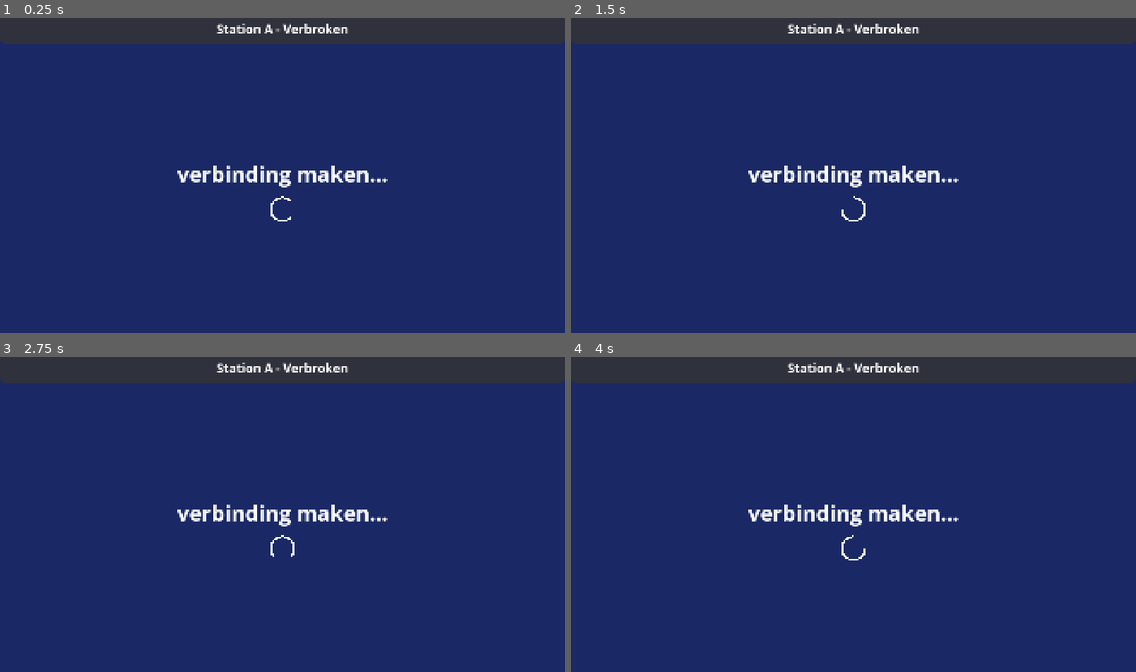
Above: before the commit, frames 1-4 (two rows, left to right).
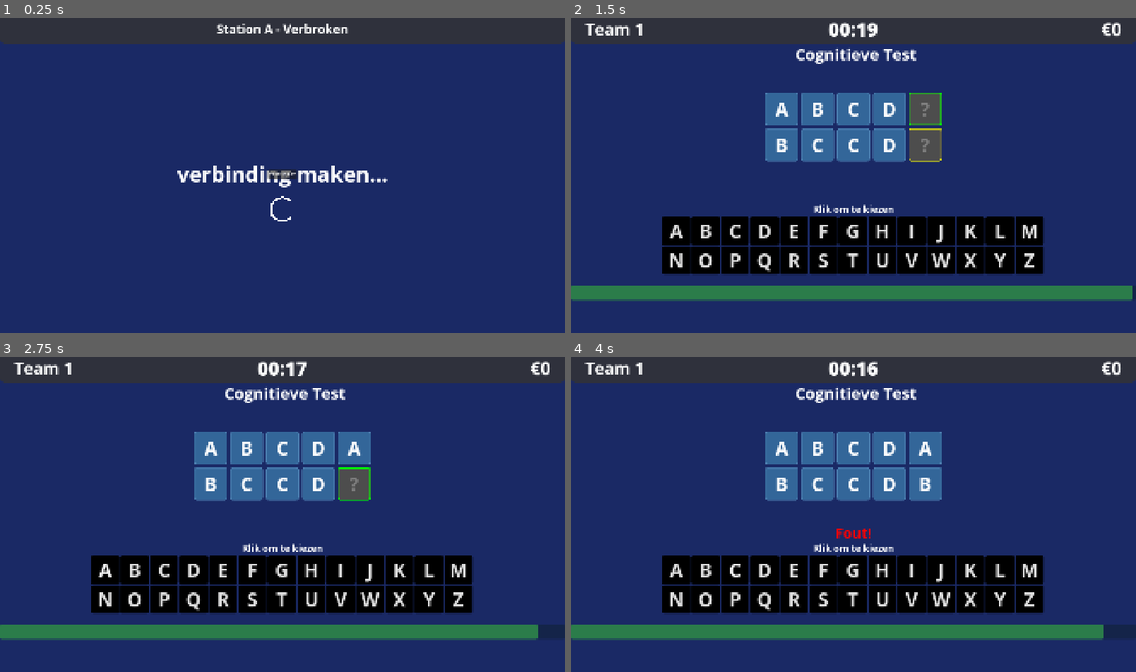
Above: after the commit, the same moments.

Repository: EscaperoomDesigner/erd-politie-station-a
Game: Godot game, scene res://main.tscn
Two runs of this game, one before a commit and one after it. Both use one fixed random seed, a clock stepped at 60 frames per second and the inputs below.
Inputs (mouse positions are in pixels of both pictures, inside the frame that each line leads up to):
- Up to frame 1 (0.25 s): no input
- Up to frame 2 (1.5 s): click (853, 175) at 0.5 s, where only the run after the commit has a clickable "TEST START"; click (853, 121) at 1.25 s, where only the run after the commit has a clickable "Team 1"
- Up to frame 3 (2.75 s): click (107, 571) at 2 s, where only the run after the commit has a clickable "A"
- Up to frame 4 (4 s): click (706, 571) at 2.75 s, where only the run after the commit has a clickable "B"; click (734, 571) at 3.5 s, where only the run after the commit has a clickable "C"

The runs differ from the first frame. In frame 1, 0.2% of the frame differs, in the area x 47-53%, y 47-52%; in frame 2, 25%; in frame 3, 25%; in frame 4, 25%, in the area x 0-100%, y 1-90%.

Commit message:
removed 2 questions

Diff:
--- a/global/question_manager.gd
+++ b/global/question_manager.gd
@@ -226,35 +226,35 @@
 	# Boven: 3, 5, 8, 4, 1, 9, ?
 	# Onder: 33, 55, 88, 44, 11, 99, 77
 	# Patroon: elk getal boven wordt × 11 (gedupliceerd) onder
-	all_questions.append(QuestionData.new(
-		"q12",
-		["3", "33", "5", "55", "8", "88", "4", "44", "1", "11", "9", "99", "", "77"],
-		[12],
-		["7"],
-		2,
-		"Vergelijk de bovenste en onderste rij",
-		false,  # vertical_layout
-		false,  # single_row
-		false,  # dpad_layout
-		true    # uses_numbers
-	))
+	# all_questions.append(QuestionData.new(
+	# 	"q12",
+	# 	["3", "33", "5", "55", "8", "88", "4", "44", "1", "11", "9", "99", "", "77"],
+	# 	[12],
+	# 	["7"],
+	# 	2,
+	# 	"Vergelijk de bovenste en onderste rij",
+	# 	false,  # vertical_layout
+	# 	false,  # single_row
+	# 	false,  # dpad_layout
+	# 	true    # uses_numbers
+	# ))
 
 	# Vraag 13: A C B D, H O K M, I K ? ?
 	# Patroon in squares: EACH SQUARE ABCD EFGH IJKL
 	# Hint: Show top row sequence, then bottom row to reveal both patterns
-	all_questions.append(QuestionData.new(
-		"q9",
-		["A", "D", "C", "B", SPACE_MARKER, "E", "H", "G", "F", SPACE_MARKER, "I", "L", "K", ""],
-		[13],
-		["J"],
-		3,
-		"Combineer de patronen in elk vierkant",
-		false,  # vertical_layout
-		false,  # single_row
-		false,  # dpad_layout
-		false,  # uses_numbers
-		[0, 3, 2, 1, 5, 8, 7, 6, 10, -1, 12, 11]
-	))
+	# all_questions.append(QuestionData.new(
+	# 	"q9",
+	# 	["A", "D", "C", "B", SPACE_MARKER, "E", "H", "G", "F", SPACE_MARKER, "I", "L", "K", ""],
+	# 	[13],
+	# 	["J"],
+	# 	3,
+	# 	"Combineer de patronen in elk vierkant",
+	# 	false,  # vertical_layout
+	# 	false,  # single_row
+	# 	false,  # dpad_layout
+	# 	false,  # uses_numbers
+	# 	[0, 3, 2, 1, 5, 8, 7, 6, 10, -1, 12, 11]
+	# ))
 
 	print("Loaded ", all_questions.size(), " questions")
 
--- a/scenes/setup_screen.tscn
+++ b/scenes/setup_screen.tscn
@@ -87,7 +87,6 @@
 
 [node name="Button" type="Button" parent="." unique_id=852943542]
 unique_name_in_owner = true
-visible = false
 layout_mode = 1
 anchors_preset = 8
 anchor_left = 0.5
Not shown, changed: build/station-a.arm64
